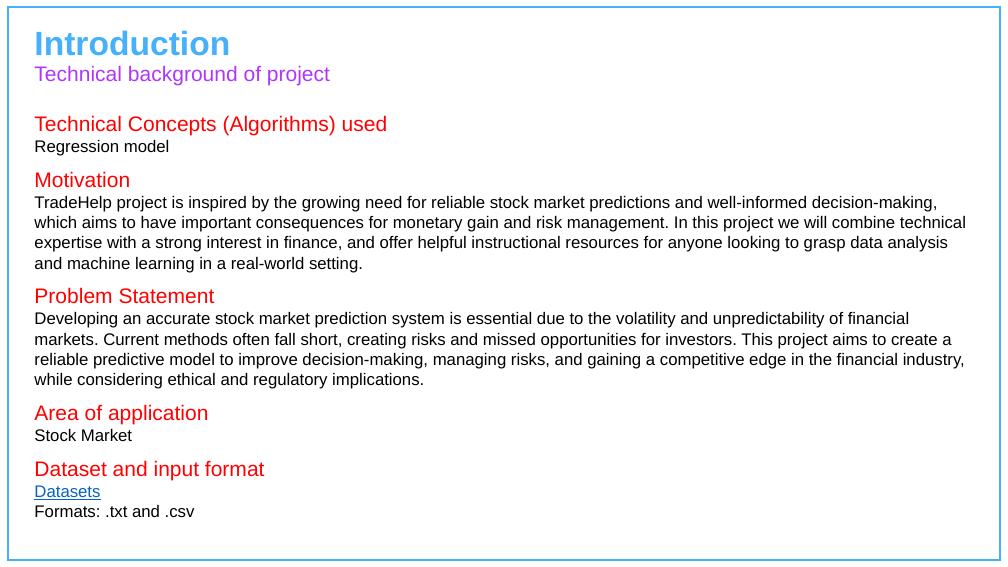
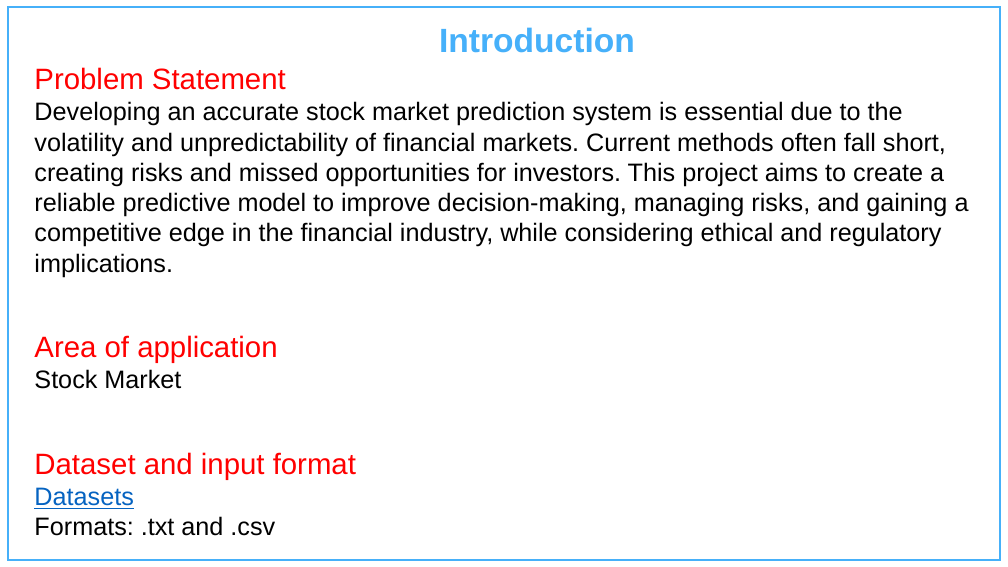
Before and after one commit to Charu-2718/TradeHelp, a slide deck: slide 4 of Documentation/1st presentation.pptx (slide 3 before the commit). Drawn at 1008x567 pixels with LibreOffice and Linux fonts; fonts in the diff are those of the drawing; background and template pictures are left out. Boxes give left, top, right and bottom in pixels: in the first picture for what was removed or moved away, otherwise in the second. Text is boxed around its words. In the diff, an @@ line names an element or a change of style, - is before the commit and + after.

```diff
--- a/Documentation/1st presentation.pptx
+++ b/Documentation/1st presentation.pptx
@@ text "Introduction": place and size @@
-text "Introduction" at [34,30,230,56]
+text "Introduction" at [439,27,635,53]
@@ text "Introduction" at [439,27,635,53]: alignment left to centre @@
@@ text "Problem Statement" at [34,67,969,536]: size 20 to 28 pt in "Problem Statement", "Area of application", "Dataset and input format"; size 16 to 24 pt in "Developing an accurate stock market prediction system ...", "Stock Market", "Datasets", "Formats: .txt and .csv"; less space between paragraphs @@
@@ text at [34,65,966,273]: paragraphs removed @@
-Technical background of project
-Technical Concepts (Algorithms) used
-Regression model
-Motivation
-TradeHelp project is inspired by the growing need for reliable stock market predictions and well-informed decision-making, which aims to have important consequences for monetary gain and risk management. In this project we will combine technical expertise with a strong interest in finance, and offer helpful instructional resources for anyone looking to grasp data analysis and machine learning in a real-world setting.
```
Also in this commit, not shown: 5 other slides changed, 4 slides added, 3 slides removed.
